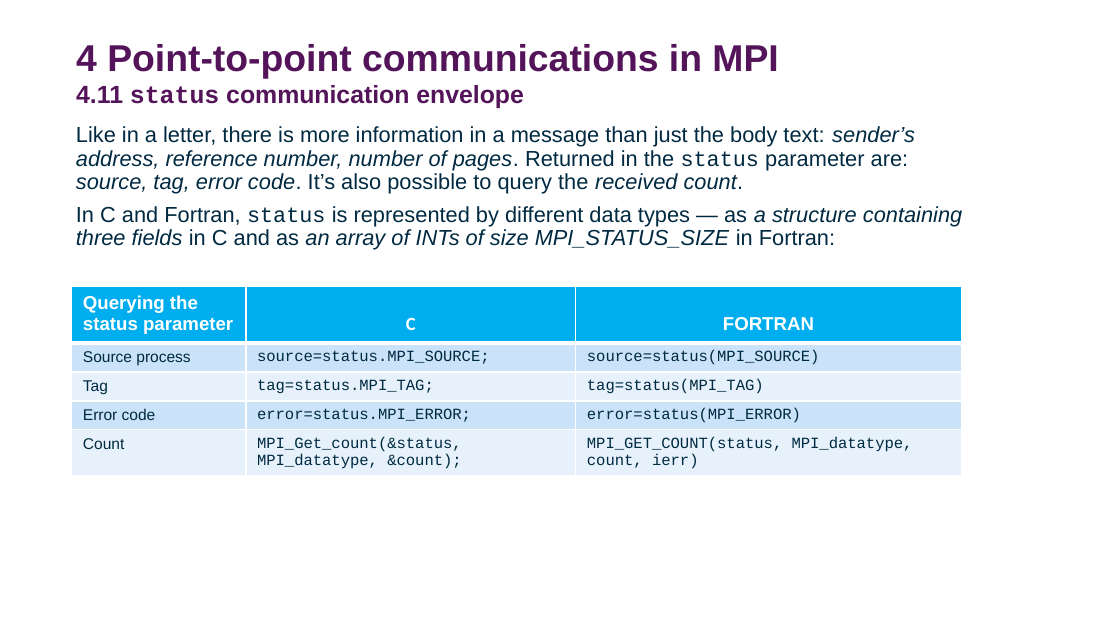
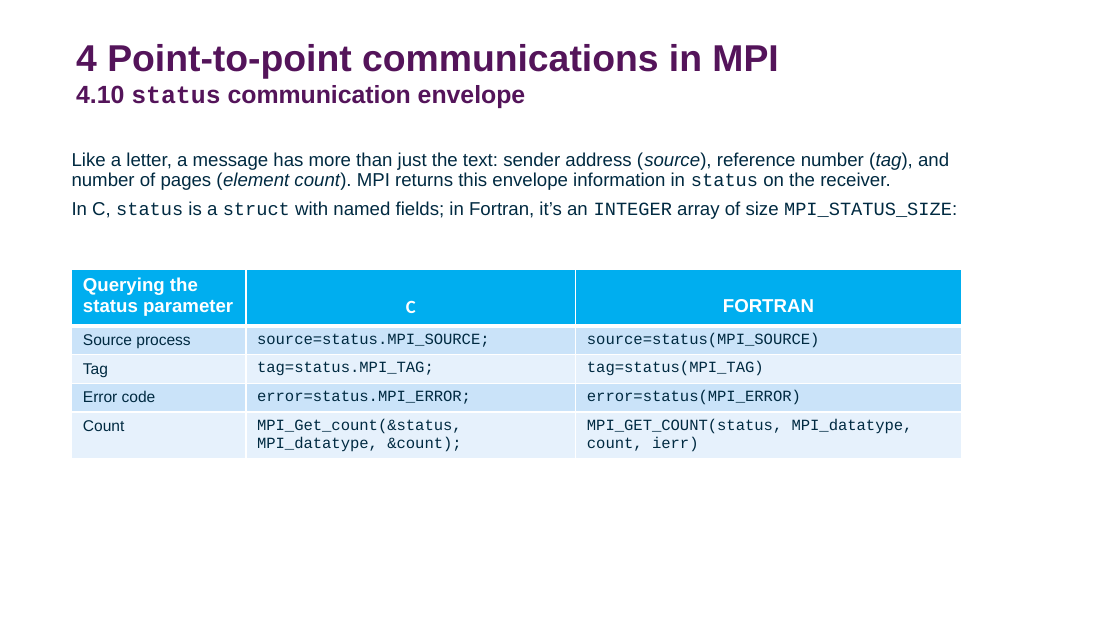
Before and after one commit to DurhamARC-Training/BasicParallelProgramming, a slide deck: slide 46 of OpenMPMPIShortCourse_Autumn2025.odp (slide 47 before the commit). Drawn at 1120x630 pixels with LibreOffice and Linux fonts; fonts in the diff are those of the drawing; background and template pictures are left out. Boxes give left, top, right and bottom in pixels: in the first picture for what was removed or moved away, otherwise in the second. Text is boxed around its words. In the diff, an @@ line names an element or a change of style, - is before the commit and + after.

```diff
--- a/OpenMPMPIShortCourse_Autumn2025.odp
+++ b/OpenMPMPIShortCourse_Autumn2025.odp
@@ title at (76, 44, 778, 108): text changed @@
-4 Point-to-point communications in MPI
-4.11 status communication envelope
+4 Point-to-point communications in MPI
+4.10 status communication envelope
@@ text at (72, 152, 957, 219): text changed; size 14 to 12 pt @@
-Like in a letter, there is more information in a message than just the body text: sender’s address, reference number, number of pages. Returned in the status parameter are: source, tag, error code. It’s also possible to query the received count.
-In C and Fortran, status is represented by different data types — as a structure containing three fields in C and as an array of INTs of size MPI_STATUS_SIZE in Fortran:
+Like a letter, a message has more than just the text: sender address (source), reference number (tag), and number of pages (element count). MPI returns this envelope information in status on the receiver.
+In C, status is a struct with named fields; in Fortran, it’s an INTEGER array of size MPI_STATUS_SIZE:
@@ table: place and size @@
-table at (72, 287, 961, 476)
+table at (72, 269, 961, 458)
```
Also in this commit, not shown: 15 other slides changed, 2 slides added, 1 slide removed, 1 other file.
